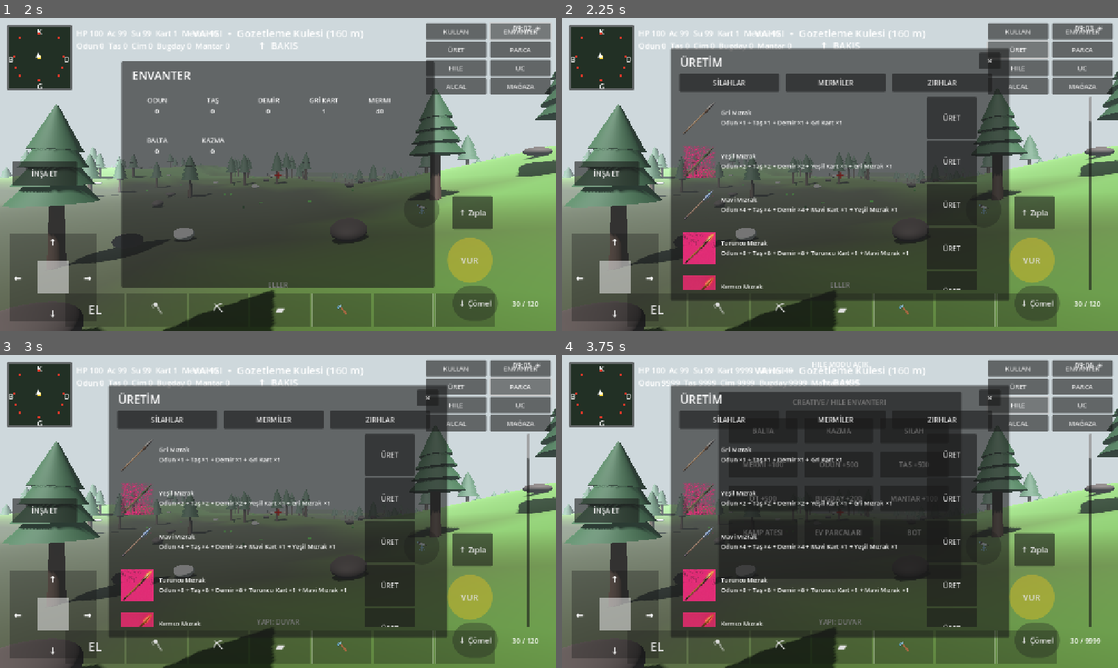
Above: before the commit, frames 1-4 (two rows, left to right).
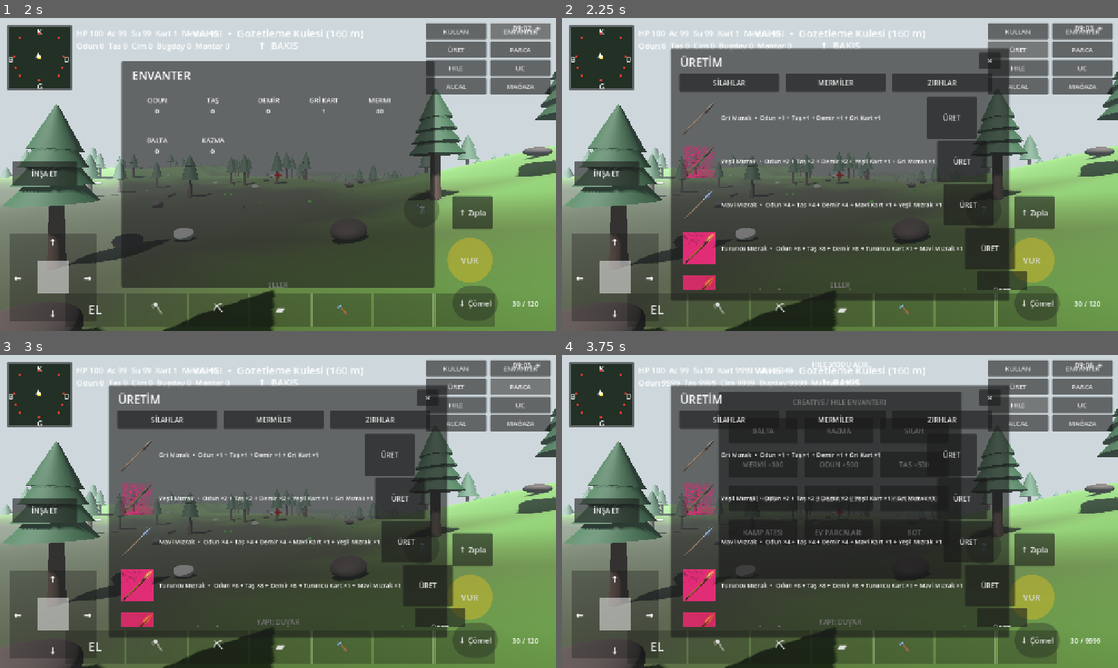
Above: after the commit, the same moments.

Repository: cantrsx-blip/GrayCardWars
Game: Godot game, scene res://scenes/Intro.tscn
Same seed, same stepped clock (60 frames per second), same inputs: the game is played once before the commit and once after it.
Inputs:
- Up to frame 1 (2 s): click "GÖREVE BAŞLA" at 0.5 s; click "ENVANTER" at 1.25 s
- Up to frame 2 (2.25 s): click "ÜRET" at 2 s
- Up to frame 3 (3 s): click "PARCA" at 2.75 s
- Up to frame 4 (3.75 s): click "HILE" at 3.5 s

Frame 1 is identical in both runs. In frame 2, 6.6% of the frame differs, in the area x 28-96%, y 25-87%; in frame 3, 6.6%; in frame 4, 5.9%.

Commit message:
Keep crafting row text parse-safe

Diff:
--- a/scripts/main.gd
+++ b/scripts/main.gd
@@ -1446,7 +1446,7 @@
 				icon.texture=_load_item_texture(icon_path)
 			row.add_child(icon)
 			var info=Label.new()
-			info.text="%s %s\n%s" % [_store_rarity_name(rarity),name,_craft_requirements_text(name,rarity)]
+			info.text="%s %s  •  %s" % [_store_rarity_name(rarity),name,_craft_requirements_text(name,rarity)]
 			info.custom_minimum_size=Vector2(470,82)
 			info.vertical_alignment=VERTICAL_ALIGNMENT_CENTER
 			info.add_theme_font_size_override("font_size",14)
